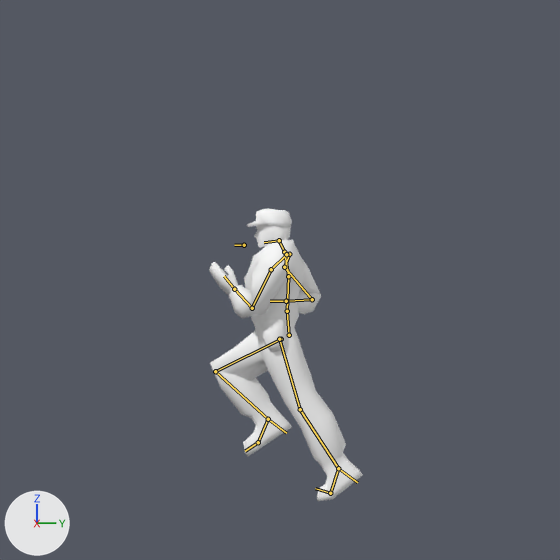
A saved change to the Blender file trunk/data/blender/hero/heroken.blend.
Camera for both pictures: the file's camera 'Camera'. Arrows for +X, +Y and +Z are at lower left; the lights stay in place. Both versions are drawn at the pose saved in each file; the numbers are the values there. The bones that bend it are drawn over the model as lines.
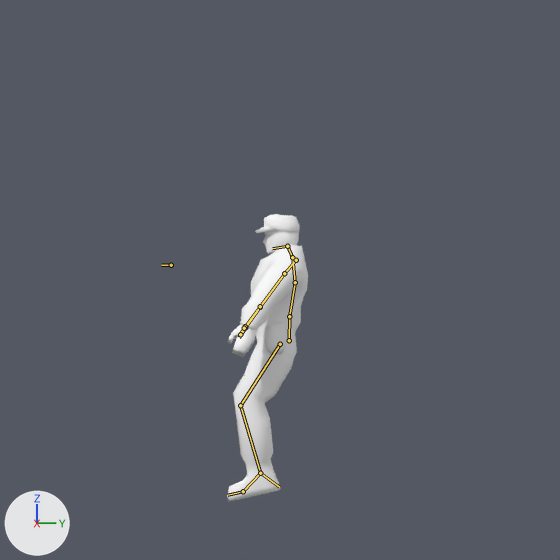
What differs and where, as boxes (x1, y1, x2, y2) in the pictures (560 x 560 px):
'Cube.019', posed (47% narrower)
    before: (209, 239, 363, 501)
    after: (227, 244, 308, 501)
'Cube.001', posed
    before: (247, 208, 292, 247)
    after: (255, 214, 300, 253)
bone 'Hip', root to tip
    before: (289, 335) to (287, 311)
    after: (289, 340) to (289, 316)
bone 'Rower Back', root to tip
    before: (287, 311) to (288, 276)
    after: (289, 316) to (295, 282)
bone 'Upper Back', root to tip
    before: (288, 276) to (284, 252)
    after: (295, 282) to (292, 257)
bone 'Hand.R', root to tip
    before: (286, 301) to (270, 301)
    after: (245, 327) to (239, 337)
bone 'Hand.L', root to tip
    before: (234, 289) to (224, 276)
    after: (245, 326) to (238, 336)
bone 'Foot.R', root to tip
    before: (268, 419) to (258, 442)
    after: (260, 473) to (243, 491)
bone 'Upper Leg.L', root to tip
    before: (279, 339) to (300, 409)
    after: (280, 344) to (240, 405)
bone 'Foot.L', root to tip
    before: (338, 468) to (330, 493)
    after: (260, 473) to (243, 491)
bone 'Toes.L', root to tip
    before: (330, 493) to (315, 488)
    after: (243, 491) to (227, 495)
bone 'IK_Forearm.L', root to tip
    before: (234, 289) to (234, 290)
    after: (244, 328) to (244, 329)
bone 'IK_Forearm.R', root to tip
    before: (286, 301) to (286, 302)
    after: (240, 334) to (240, 336)
bone 'IK_Lower Leg.R', root to tip
    before: (268, 419) to (286, 433)
    after: (260, 473) to (279, 487)
bone 'IK_Lower Leg.L', root to tip
    before: (338, 468) to (357, 482)
    after: (260, 473) to (279, 487)
bone 'HeadIK', root to tip
    before: (244, 245) to (234, 245)
    after: (171, 265) to (161, 265)

What the commit changed:
Bone 'Hip' (bone_hip) moves from (0.056, 0.022, -0.002) to (0.056, -0.062, 0.005).
Bone 'Hip' (bone_hip) turns from (0, -2, 0) to (-6, 0, 0) degrees about its own x, y and z.
Bone 'Rower Back' (bone_rower_back) turns from (10, -3, -1) to (9, 0, 0) degrees about its own x, y and z.
Bone 'Upper Back' (bone_upper_back) turns from (0, -4, -1) to (3, 0, 0) degrees about its own x, y and z.
Bone 'Hand.R' (bone_hand_r) turns from (0, 0, 0) to (27, 1, -18) degrees about its own x, y and z.
Bone 'Hand.L' (bone_hand_l) turns from (0, 0, 0) to (25, 0, 20) degrees about its own x, y and z.
Bone 'Foot.R' (bone_foot_r) turns from (-4, 5, 20) to (6, 6, 20) degrees about its own x, y and z.
Bone 'Upper Leg.L' (bone_upper_leg_l) turns from (0, 0, 0) to (-4, 22, 2) degrees about its own x, y and z.
Bone 'Foot.L' (bone_foot_l) turns from (16, 6, -4) to (6, -6, -21) degrees about its own x, y and z.
Bone 'Toes.L' (bone_toes_l) turns from (55, 0, -1) to (0, 0, 0) degrees about its own x, y and z.
Bone 'IK_Forearm.L' (bone_ik_forearm_l) moves from (-0.997, -0.4, 0.768) to (-0.584, -0.957, 0.627).
Bone 'IK_Forearm.R' (bone_ik_forearm_r) moves from (0.993, -0.587, -0.031) to (0.693, -1.073, 0.678).
Bone 'IK_Lower Leg.R' (bone_ik_lower_leg_r) moves from (0.265, -0.794, 0.614) to (0.265, -0.383, -0.128).
Bone 'IK_Lower Leg.L' (bone_ik_lower_leg_l) moves from (-0.2, 0.544, 0.648) to (-0.265, -0.383, -0.128).
Bone 'HeadIK' (bone_headik) moves from (-0.037, 0.407, -0.036) to (-0.037, 1.541, -0.338).
